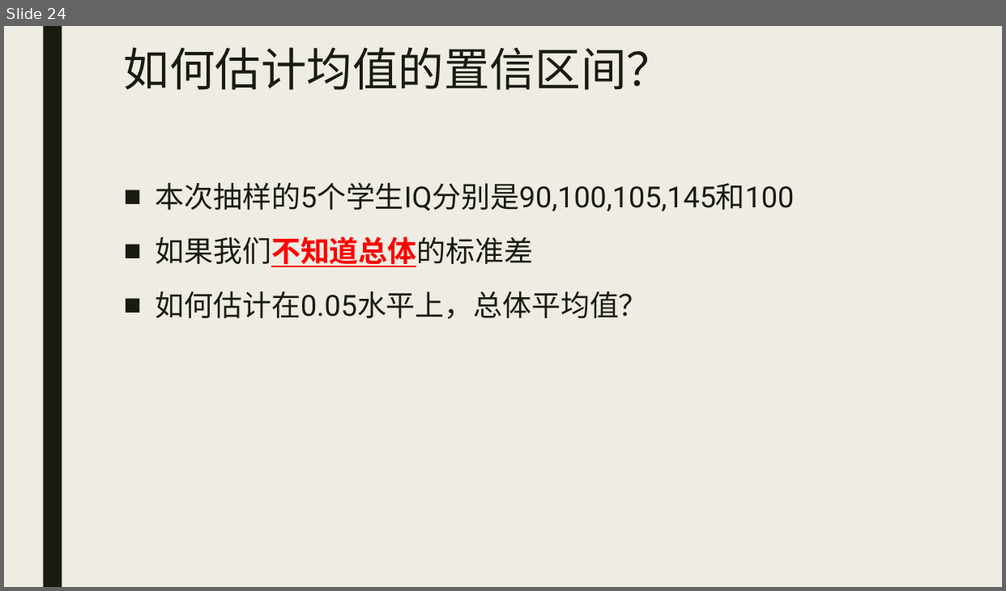
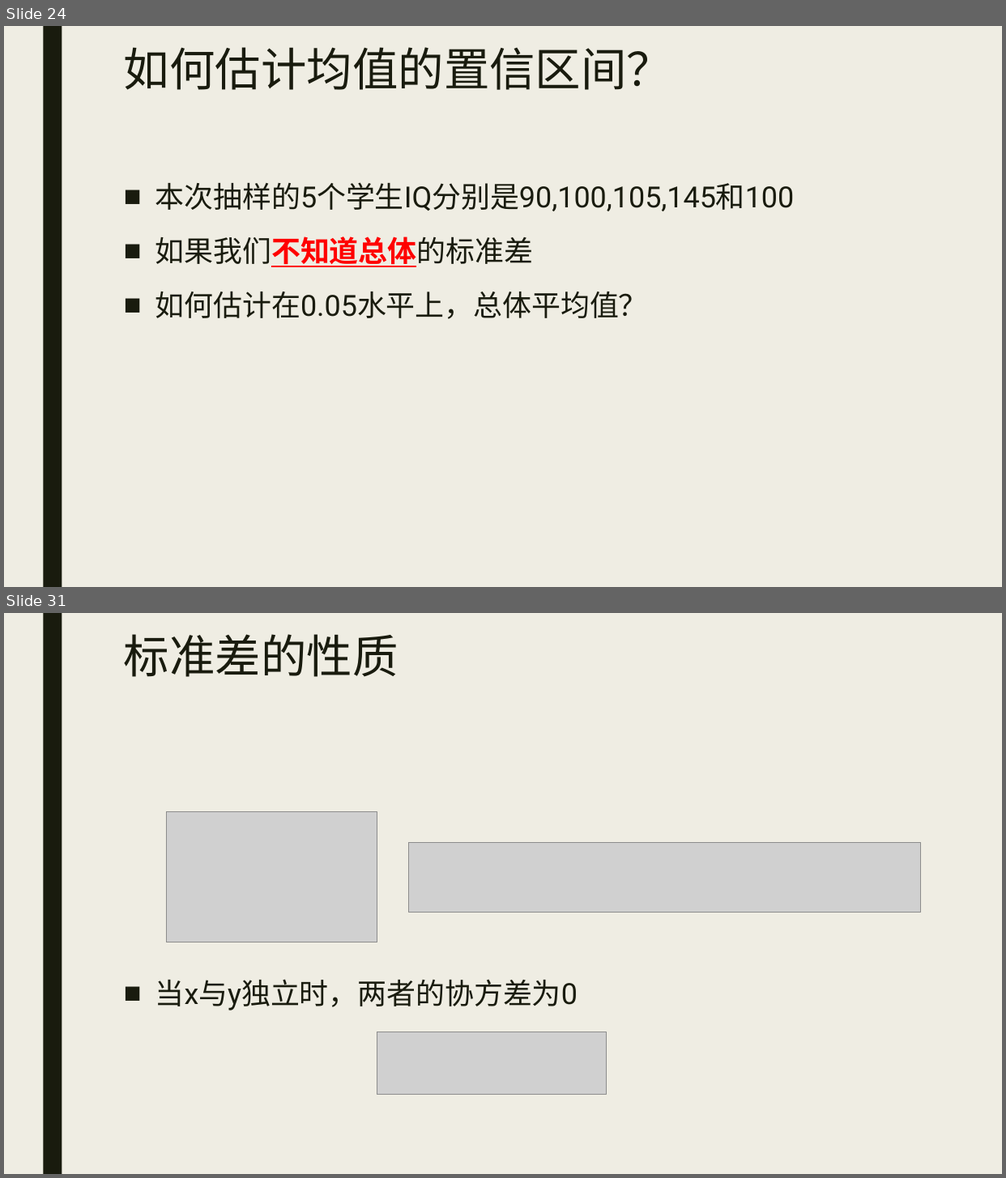
Before and after one commit to beneon/medstat, a slide deck: lect-2/lect-2.pptx. Shown one above the other, each under a label of ours: slide 24 before the commit, slides 24 and 31 after it; the slides between them are not shown. The pictures are 1006x591 and 1006x1178 pixels, drawn with LibreOffice and Linux fonts; fonts in the diff are those of the drawing; grey boxes stand for pictures. Boxes give left, top, right and bottom in pixels: in the first picture for what was removed or moved away, otherwise in the second. Text is boxed around its words. In the diff, an @@ line names an element or a change of style, - is before the commit and + after.

```diff
--- a/lect-2/lect-2.pptx
+++ b/lect-2/lect-2.pptx
@@ slide 31 added at [4, 613, 1002, 1174], background #EFEDE3; not listed: 1 template element that a slide beside it also shows @@
@@ title added at [124, 634, 398, 677], 44 pt, text #191B0E @@
+标准差的性质
@@ picture added at [167, 812, 377, 943] @@
@@ picture added at [408, 843, 920, 913] @@
@@ text added at [155, 979, 577, 1011], 28 pt, text #191B0E @@
+■ 当x与y独立时，两者的协方差为0
@@ picture added at [377, 1033, 606, 1094] @@
```
Also in this commit, not shown: 12 other slides added, 3 other files.
